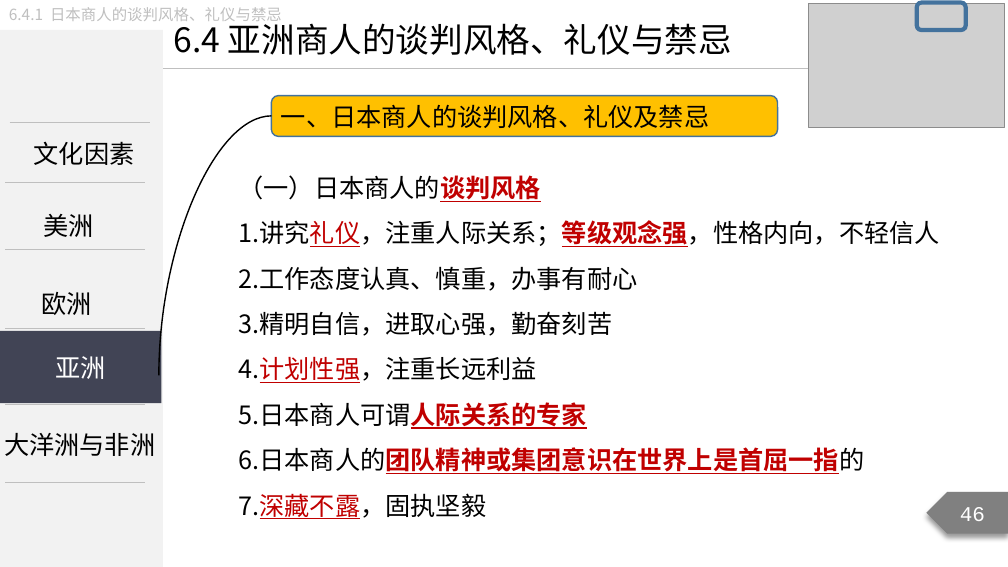
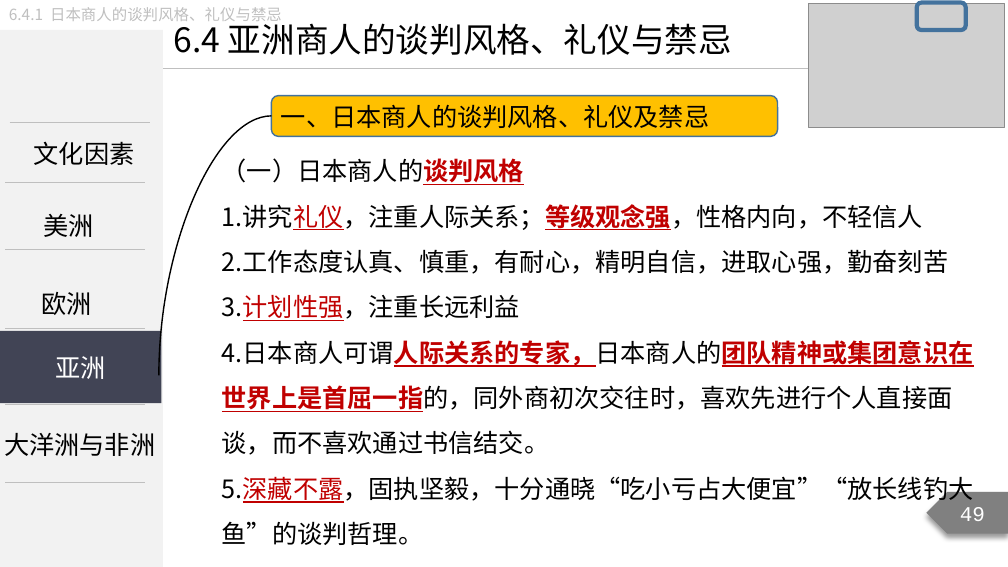
Before and after one commit to Call-me-zhy/tangtang, a slide deck: slide 49 of 3 国际商务谈判/课件/国际商务谈判精讲9.pptx (slide 46 before the commit). Drawn at 1008x567 pixels with LibreOffice and Linux fonts; fonts in the diff are those of the drawing; grey boxes stand for pictures. Boxes give left, top, right and bottom in pixels: in the first picture for what was removed or moved away, otherwise in the second. Text is boxed around its words. In the diff, an @@ line names an element or a change of style, - is before the commit and + after.

Commit message:
国际商务谈判精讲9修改

```diff
--- a/3 国际商务谈判/课件/国际商务谈判精讲9.pptx
+++ b/3 国际商务谈判/课件/国际商务谈判精讲9.pptx
@@ text "（一）日本商人的谈判风格" moved from (x1=239, y1=175, x2=940, y2=519) to (x1=222, y1=158, x2=974, y2=545) @@
@@ text at (x1=222, y1=249, x2=974, y2=545): text changed @@
-2.工作态度认真、慎重，办事有耐心
-3.精明自信，进取心强，勤奋刻苦
-4.计划性强，注重长远利益
-5.日本商人可谓人际关系的专家
-6.日本商人的团队精神或集团意识在世界上是首屈一指的
-7.深藏不露，固执坚毅
+2.工作态度认真、慎重，有耐心，精明自信，进取心强，勤奋刻苦
+3.计划性强，注重长远利益
+4.日本商人可谓人际关系的专家，日本商人的团队精神或集团意识在世界上是首屈一指的，同外商初次交往时，喜欢先进行个人直接面谈，而不喜欢通过书信结交。
+5.深藏不露，固执坚毅，十分通晓“吃小亏占大便宜”“放长线钓大鱼”的谈判哲理。
@@ page number at (x1=960, y1=507, x2=985, y2=521): text changed @@
-46
+49
```
Also in this commit, not shown: 49 other slides changed, 3 slides added, 1 slide removed, 11 other files.
